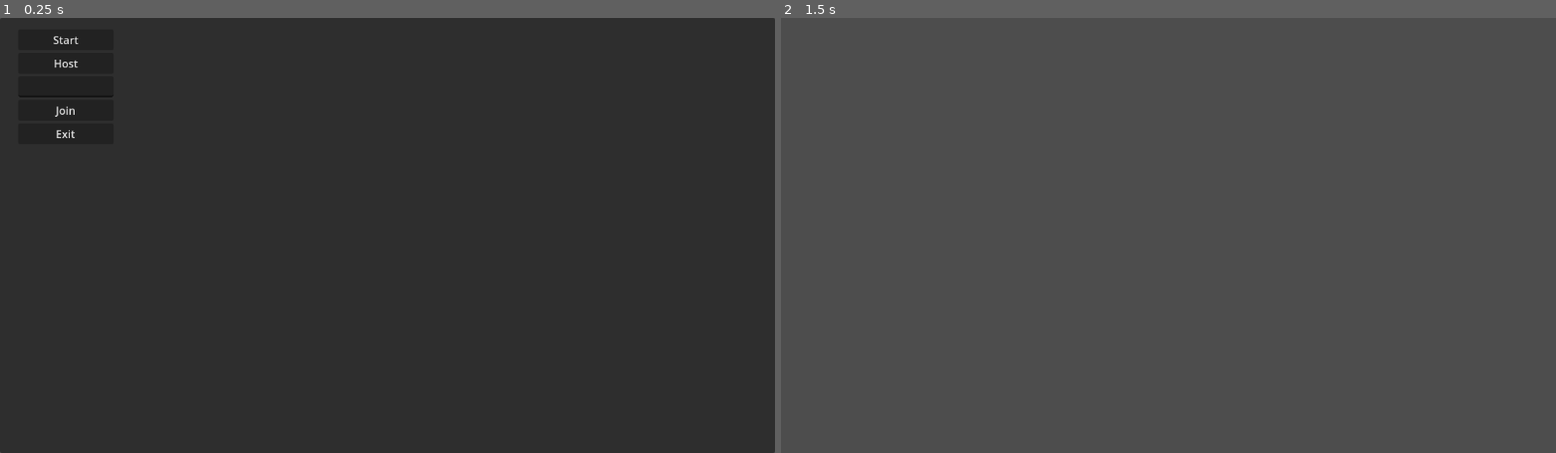
Above: before the commit, frames 1-2 (left to right).
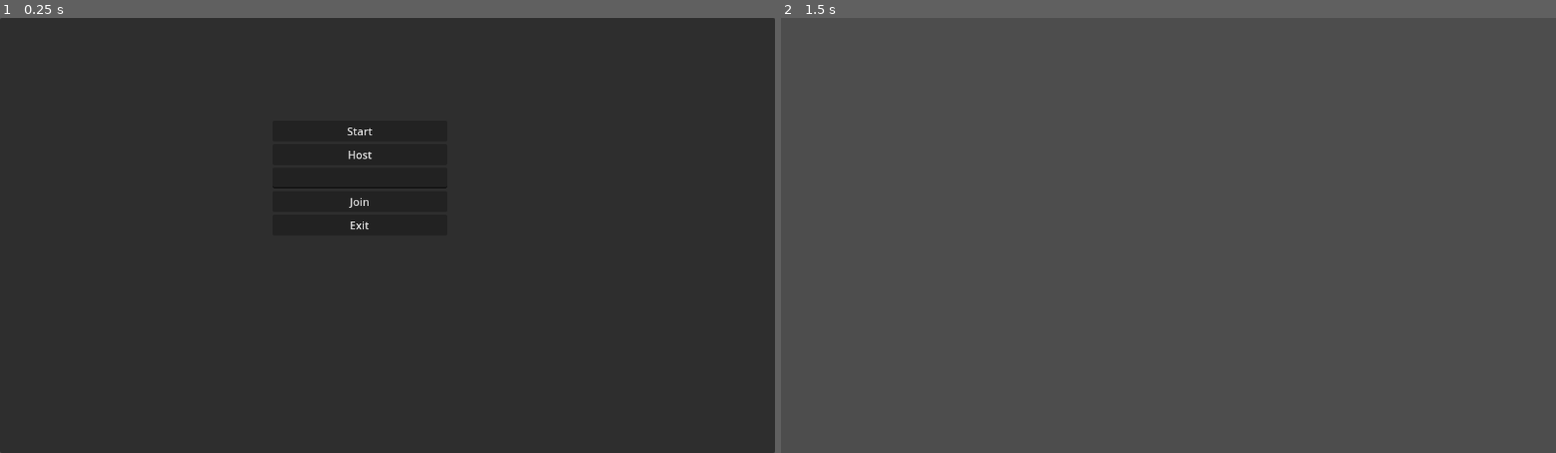
Above: after the commit, the same moments.

Repository: noporfavor/clusterfuck
Game: Godot game, scene res://main_test_scene/Main.tscn
Two runs of this game, one before a commit and one after it. Both use one fixed random seed, a clock stepped at 60 frames per second and the inputs below. Before the commit the project starts from res://Main.tscn.
Inputs (mouse positions are in pixels of both pictures, inside the frame that each line leads up to):
- Up to frame 1 (0.25 s): no input
- Up to frame 2 (1.5 s): click "Start" at 0.5 s; tap Enter at 1.25 s; move the mouse to (1207, 235) at 1.27 s; hold Up (move_forward) from 1.28 s (still down); click (1207, 235) at 1.35 s

The runs differ from the first frame. In frame 1, 0.3% of the frame differs, in the area x 2-58%, y 4-49%; in frame 2, nothing differs.

Commit message:
organization of scenes and scripts on folders

Diff:
--- a/bullet.tscn
+++ b/guns/granade_launcher/granade_launcher_scenes/bullet.tscn
@@ -1,6 +1,6 @@
 [gd_scene load_steps=5 format=3 uid="uid://bqcf5atpundt"]
 
-[ext_resource type="Script" uid="uid://bj378yb3611rl" path="res://bullet.gd" id="1_v7oki"]
+[ext_resource type="Script" uid="uid://bj378yb3611rl" path="res://guns/granade_launcher/granade_launcher_scripts/bullet.gd" id="1_ws5de"]
 
 [sub_resource type="PhysicsMaterial" id="PhysicsMaterial_v7oki"]
 friction = 0.0
@@ -15,7 +15,7 @@
 continuous_cd = true
 contact_monitor = true
 max_contacts_reported = 8
-script = ExtResource("1_v7oki")
+script = ExtResource("1_ws5de")
 
 [node name="CollisionShape3D" type="CollisionShape3D" parent="."]
 transform = Transform3D(0.29, 0, 0, 0, 0.29, 0, 0, 0, 0.29, 0, 0, 0)
--- a/gun.tscn
+++ b/guns/granade_launcher/granade_launcher_scenes/gun.tscn
@@ -1,8 +1,8 @@
 [gd_scene load_steps=7 format=3 uid="uid://cnvbwvv0vgevv"]
 
-[ext_resource type="Script" uid="uid://dysgnbqyj5aco" path="res://gun.gd" id="1_dk5gl"]
-[ext_resource type="PackedScene" uid="uid://bqcf5atpundt" path="res://bullet.tscn" id="2_8iju2"]
-[ext_resource type="Material" uid="uid://cbt70qmkhbs5i" path="res://materials/gunmaterial2.tres" id="2_kw0bs"]
+[ext_resource type="Script" uid="uid://dysgnbqyj5aco" path="res://guns/granade_launcher/granade_launcher_scripts/gun.gd" id="1_afegp"]
+[ext_resource type="PackedScene" uid="uid://bqcf5atpundt" path="res://guns/granade_launcher/granade_launcher_scenes/bullet.tscn" id="2_d647a"]
+[ext_resource type="Material" uid="uid://cbt70qmkhbs5i" path="res://materials/gunmaterial2.tres" id="3_42ieb"]
 
 [sub_resource type="BoxShape3D" id="BoxShape3D_kw0bs"]
 
@@ -23,8 +23,8 @@
 properties/2/replication_mode = 1
 
 [node name="Gun" type="Node3D" groups=["gun"]]
-script = ExtResource("1_dk5gl")
-bullet_scene = ExtResource("2_8iju2")
+script = ExtResource("1_afegp")
+bullet_scene = ExtResource("2_d647a")
 
 [node name="Area3D" type="Area3D" parent="."]
 transform = Transform3D(0.8, 0, 0, 0, 0.8, 0, 0, 0, 0.8, -0.0512054, 0.624635, 0)
--- a/bullet.gd
+++ b/guns/granade_launcher/granade_launcher_scripts/bullet.gd
@@ -1,7 +1,7 @@
 extends RigidBody3D
 
 @export var explosion_radius := 5.0
-@export var explosion_force := 10.0
+@export var explosion_force := 20.0
 @export var explosion_delay := 1.5
 @export var max_bounces := 3
 
--- a/gun.gd
+++ b/guns/granade_launcher/granade_launcher_scripts/gun.gd
@@ -25,7 +25,6 @@
 
 	var target_pos = result.get("position", ray_end)
 	var shoot_direction = (target_pos - muzzle.global_transform.origin).normalized()
-	print("Server: Bullet spawn at muzzle.global_transform: ", muzzle.global_transform.origin)
 	var bullet = bullet_scene.instantiate()
 	bullet.global_transform = muzzle.global_transform
 	get_tree().current_scene.add_child(bullet)
@@ -50,7 +49,6 @@
 @rpc("any_peer", "reliable")
 func rpc_spawn_bullet(bullet_transform: Transform3D, velocity: Vector3):
 	if not multiplayer.is_server():
-		print("Client: Bullet spawn at bullet_transform: ", bullet_transform.origin, ", muzzle.global_transform: ", muzzle.global_transform.origin)
 		var bullet = bullet_scene.instantiate()
 		bullet.global_transform = bullet_transform
 		get_tree().current_scene.add_child(bullet)
--- a/Main.tscn
+++ b/main_test_scene/Main.tscn
@@ -1,9 +1,9 @@
 [gd_scene load_steps=8 format=3 uid="uid://bn7lkaw4ww521"]
 
-[ext_resource type="Script" uid="uid://cpoqls140l4pd" path="res://main_tests.gd" id="1_cm0pq"]
-[ext_resource type="Material" uid="uid://dwgkq1qav6o4t" path="res://materials/mapmaterial.tres" id="2_fos0i"]
-[ext_resource type="PackedScene" uid="uid://cnvbwvv0vgevv" path="res://gun.tscn" id="3_3dxm6"]
-[ext_resource type="PackedScene" uid="uid://bsm8o54slysi7" path="res://main_menu.tscn" id="4_lgr22"]
+[ext_resource type="Script" uid="uid://cpoqls140l4pd" path="res://main_test_scene/main_test_scene_script/main_tests.gd" id="1_yiknw"]
+[ext_resource type="Material" uid="uid://dwgkq1qav6o4t" path="res://materials/mapmaterial.tres" id="2_afrj4"]
+[ext_resource type="PackedScene" uid="uid://cnvbwvv0vgevv" path="res://guns/granade_launcher/granade_launcher_scenes/gun.tscn" id="3_cxc4u"]
+[ext_resource type="PackedScene" uid="uid://bsm8o54slysi7" path="res://menu_ui/menu_ui_script/main_menu.tscn" id="4_1ai3c"]
 
 [sub_resource type="ProceduralSkyMaterial" id="ProceduralSkyMaterial_7d0k4"]
 sky_horizon_color = Color(0.662243, 0.671743, 0.686743, 1)
@@ -18,7 +18,7 @@
 tonemap_mode = 2
 
 [node name="Main" type="Node3D" groups=["game"]]
-script = ExtResource("1_cm0pq")
+script = ExtResource("1_yiknw")
 
 [node name="Spawn_Point" type="Node3D" parent="."]
 transform = Transform3D(1, 0, 0, 0, 1, 0, 0, 0, 1, 4.98008, 1, 1.85458)
@@ -47,17 +47,41 @@
 transform = Transform3D(-1.16484e-07, 0, 0.127147, 0, 1.46171, 0, -2.66485, 0, -5.55777e-09, -9.95271, 0.775379, 0.215765)
 size = Vector3(7.6, 1, 2.7)
 
-[node name="Gun" parent="." instance=ExtResource("3_3dxm6")]
+[node name="Gun" parent="." instance=ExtResource("3_cxc4u")]
 transform = Transform3D(1, 0, 0, 0, 1, 0, 0, 0, 1, 3.4, 0.1, 8.3)
 
-[node name="MainMenu" parent="." instance=ExtResource("4_lgr22")]
+[node name="MainMenu" parent="." instance=ExtResource("4_1ai3c")]
+
+[node name="Control" parent="MainMenu/Panel" index="0"]
+layout_mode = 1
+anchors_preset = 15
+anchor_right = 1.0
+anchor_bottom = 1.0
+offset_top = 0.0
+offset_right = 0.0
+offset_bottom = 0.0
+
+[node name="BoxContainer" parent="MainMenu/Panel/Control" index="0"]
+anchor_left = 0.35200003
+anchor_top = 0.23600002
+anchor_right = 0.577
+anchor_bottom = 0.5
+offset_left = -0.5040283
+offset_top = 0.07199097
+offset_right = 0.29595947
+offset_bottom = 323.0
+grow_horizontal = 2
+grow_vertical = 1
 
 [node name="MultiplayerSpawner" type="MultiplayerSpawner" parent="."]
-_spawnable_scenes = PackedStringArray("uid://gnaxaeefsf1i")
 spawn_path = NodePath("..")
+
+[node name="Gun2" parent="." instance=ExtResource("3_cxc4u")]
+transform = Transform3D(1, 0, 0, 0, 1, 0, 0, 0, 1, -3.3, 0.1, 8)
 
 [connection signal="pressed" from="MainMenu/Panel/Control/BoxContainer/StartGame" to="." method="_on_start_game_pressed"]
 [connection signal="pressed" from="MainMenu/Panel/Control/BoxContainer/HostGame" to="." method="_on_host_game_pressed"]
 
 [editable path="Gun"]
 [editable path="MainMenu"]
+[editable path="Gun2"]
--- a/main_tests.gd
+++ b/main_test_scene/main_test_scene_script/main_tests.gd
@@ -36,7 +36,7 @@
 		var existing = get_node("player_" + str(id))
 		print("Player %d already exists at %s" % [id, existing.position])
 		return existing
-	var player = preload("res://player.tscn").instantiate()
+	var player = preload("res://player/player_scene/player.tscn").instantiate()
 	player.name = "player_" + str(id)
 	player.position = pos
 	player.set_multiplayer_authority(id)
--- a/main_menu.tscn
+++ b/menu_ui/menu_ui_script/main_menu.tscn
@@ -1,6 +1,6 @@
 [gd_scene load_steps=2 format=3 uid="uid://bsm8o54slysi7"]
 
-[ext_resource type="Script" uid="uid://5o2milmhx06u" path="res://MainMenu.gd" id="1_06t4h"]
+[ext_resource type="Script" uid="uid://5o2milmhx06u" path="res://menu_ui/menu_ui_script/MainMenu.gd" id="1_06t4h"]
 
 [node name="MainMenu" type="CanvasLayer"]
 script = ExtResource("1_06t4h")
@@ -13,7 +13,6 @@
 grow_vertical = 2
 
 [node name="Control" type="Control" parent="Panel"]
-layout_mode = 2
 anchors_preset = 0
 anchor_right = 0.227
 anchor_bottom = 0.125
--- a/network_manager.gd
+++ b/network_manager/network_manager.gd
@@ -1,7 +1,8 @@
 extends Node
 
+
 var peer: ENetMultiplayerPeer
-const MAIN_SCENE = preload("res://Main.tscn")
+const MAIN_SCENE = preload("res://main_test_scene/Main.tscn")
 const DEFAULT_PORT: int = 8888
 const DEFAULT_MAX_CLIENTS: int = 32
 const DEFAULT_IP: String = "127.0.0.1"
@@ -133,7 +134,7 @@
 	print("Connection failed")
 	var main := _get_main_scene()
 	if main:
-		get_tree().change_scene_to_file("res://Main.tscn")
+		get_tree().change_scene_to_file("res://main_test_scene/Main.tscn")
 
 func _on_server_disconnect(id: int):
 	print("Disconnected from server")
--- a/player.tscn
+++ b/player/player_scene/player.tscn
@@ -1,7 +1,7 @@
 [gd_scene load_steps=8 format=3 uid="uid://gnaxaeefsf1i"]
 
-[ext_resource type="Script" uid="uid://b5ahx1u0rsq3l" path="res://player.gd" id="1_onrkg"]
-[ext_resource type="Material" uid="uid://skssbdl4uo08" path="res://materials/playermat.tres" id="2_i3pqv"]
+[ext_resource type="Script" uid="uid://b5ahx1u0rsq3l" path="res://player/player_script/player.gd" id="1_rkbax"]
+[ext_resource type="Material" uid="uid://skssbdl4uo08" path="res://materials/playermat.tres" id="2_g1dw6"]
 
 [sub_resource type="CapsuleMesh" id="CapsuleMesh_5ymgl"]
 
@@ -26,11 +26,11 @@
 properties/3/replication_mode = 2
 
 [node name="Player" type="CharacterBody3D" groups=["enemy", "player"]]
-script = ExtResource("1_onrkg")
+script = ExtResource("1_rkbax")
 
 [node name="BodyMesh" type="MeshInstance3D" parent="."]
 transform = Transform3D(0.5, 0, 0, 0, 0.5, 0, 0, 0, 0.5, 0.154162, 0.599886, 0)
-material_override = ExtResource("2_i3pqv")
+material_override = ExtResource("2_g1dw6")
 mesh = SubResource("CapsuleMesh_5ymgl")
 
 [node name="eye1" type="MeshInstance3D" parent="BodyMesh"]
--- a/player.gd
+++ b/player/player_script/player.gd
@@ -33,8 +33,7 @@
 
 func _setup_camera() -> void:
 	camera.current = is_multiplayer_authority() and input_enabled
-	#if not input_enabled:
-		#camera.current = false
+
 func _setup_crosshair() -> void:
 	crosshair_label.text = "X"
 	crosshair_label.add_theme_color_override("font_color", Color.WHITE)
--- a/project.godot
+++ b/project.godot
@@ -12,12 +12,12 @@
 
 config/name="clusterfuck"
 run/main_scene="uid://bn7lkaw4ww521"
-config/features=PackedStringArray("4.4", "GL Compatibility")
+config/features=PackedStringArray("4.5", "GL Compatibility")
 config/icon="res://icon.svg"
 
 [autoload]
 
-NetworkManager="*res://network_manager.gd"
+NetworkManager="*res://network_manager/network_manager.gd"
 
 [input]
 
Renamed: enemy.tscn -> enemies/enemy.tscn
Not shown: 1 places in guns/granade_launcher/granade_launcher_scenes/gun.tscn that only renumber resources
Renamed: bullet.gd.uid -> guns/granade_launcher/granade_launcher_scripts/bullet.gd.uid
Renamed: gun.gd.uid -> guns/granade_launcher/granade_launcher_scripts/gun.gd.uid
Not shown: 1 places in main_test_scene/Main.tscn that only renumber resources
Renamed: main_tests.gd.uid -> main_test_scene/main_test_scene_script/main_tests.gd.uid
Renamed: MainMenu.gd -> menu_ui/menu_ui_script/MainMenu.gd
Renamed: MainMenu.gd.uid -> menu_ui/menu_ui_script/MainMenu.gd.uid
Renamed: network_manager.gd.uid -> network_manager/network_manager.gd.uid
Renamed: player.gd.uid -> player/player_script/player.gd.uid
